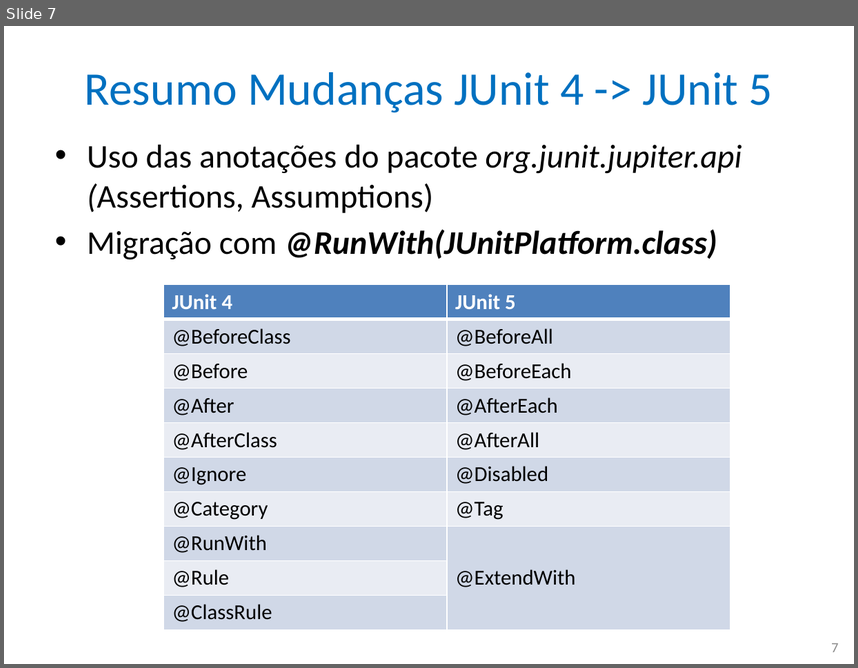
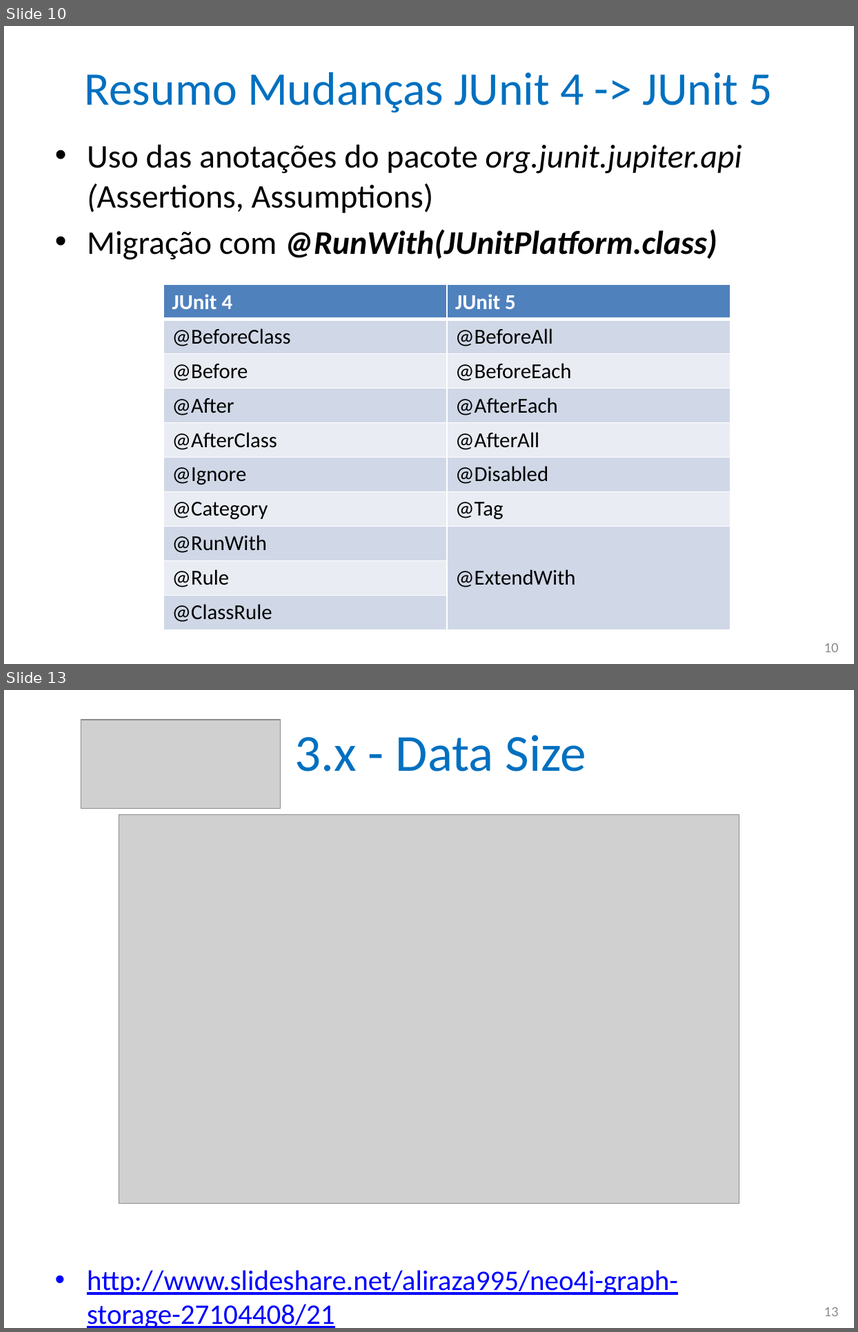
Before and after one commit to nascimentolwtn/INPE-CAP-385_DesenvolvimentoFrameworks, a slide deck: CAP385-00-Presentations/05-QueryBuilder - AOMRoleMapper Neo4j/05-AOMRoleMapper Neo4j.pptx. Shown one above the other, each under a label of ours: slide 7 before the commit, slides 10 and 13 after it; the slides between them are not shown. The pictures are 858x668 and 858x1332 pixels, drawn with LibreOffice and Linux fonts; fonts in the diff are those of the drawing; grey boxes stand for pictures. Boxes give left, top, right and bottom in pixels: in the first picture for what was removed or moved away, otherwise in the second. Text is boxed around its words. In the diff, an @@ line names an element or a change of style, - is before the commit and + after.

```diff
--- a/CAP385-00-Presentations/05-QueryBuilder - AOMRoleMapper Neo4j/05-AOMRoleMapper Neo4j.pptx
+++ b/CAP385-00-Presentations/05-QueryBuilder - AOMRoleMapper Neo4j/05-AOMRoleMapper Neo4j.pptx
@@ slide 13 added at (4, 690, 854, 1328), background #FFFFFF @@
@@ picture added at (81, 720, 280, 808) @@
@@ title added at (294, 735, 586, 771), 44 pt, text #0070C0 @@
+3.x - Data Size
@@ picture added at (119, 815, 740, 1203) @@
@@ text added at (87, 1270, 678, 1328), 24 pt, text #0000FF, underline @@
+• http://www.slideshare.net/aliraza995/neo4j-graph-storage-27104408/21
@@ page number added at (824, 1307, 839, 1316), 12 pt, text #8C8C8C @@
+13
@@ what was slide 7 is now slide 10 @@
@@ page number at (824, 643, 839, 652): text changed @@
-7
+10
```
Also in this commit, not shown: 2 slides changed, 8 other slides added, 2 slides removed, 2 other files.
